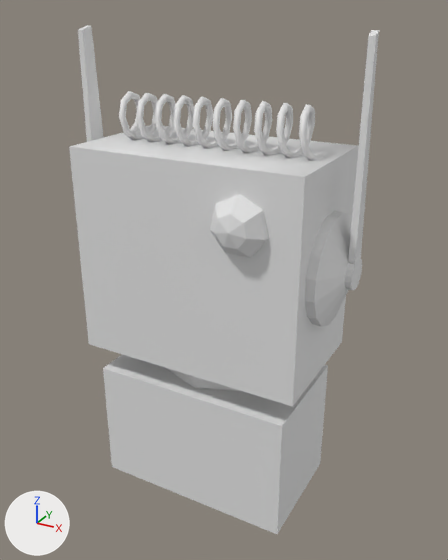
The COLLADA model Assets/Blender/Avatars/Robot/robot_body.dae, before and after one commit.
Rendered twice from a camera (50 mm lens) standing at (1.029, -1.826, 2.114) and looking at (0.016, 0.016, 1.193). Every picture has the same lights, and +X, +Y and +Z are marked at lower left. Where no turn or scale is listed for an object, it has been applied to the vertices.

In view in the first picture: 'Body', 'Ears', 'Head', 'Lights', 'Neck', 'Spring'.
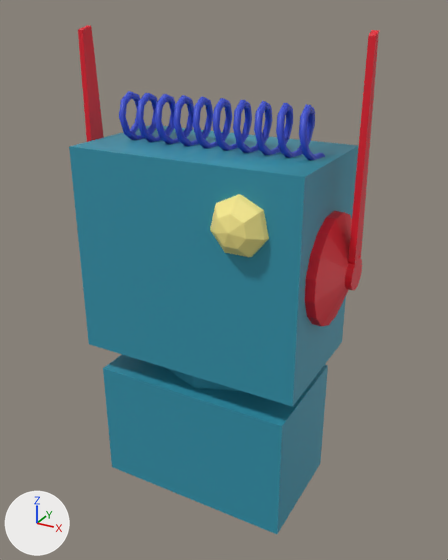
What changed in the scene script:
```text
Add mat_lights:
    mat_lights = principled_material('Lights')
    mat_lights.base_color = (1.0, 0.867, 0.277)  # yellow #ffef90
Add mat_body:
    mat_body = principled_material('Body')
    mat_body.base_color = (0.0316, 0.3, 0.42)  # cyan #3295ad
Add mat_blueaccent:
    mat_blueaccent = principled_material('BlueAccent')
    mat_blueaccent.base_color = (0.0393, 0.076, 0.642)  # blue #384ed2
Add mat_accent:
    mat_accent = principled_material('Accent')
    mat_accent.base_color = (0.8, 0.00764, 0.0251)  # red #e7152c
Change me_cylinder_002:
    where me_cylinder_002.from_pydata(...)  # 12 vertices, 20 faces; spans x -0.229..0.229, y -0.169..0.169, z -0.055..0.055
    add me_cylinder_002.materials.append(mat_body)  # cyan #3295ad
Change me_cube:
    where me_cube.from_pydata(...)  # 16 vertices, 28 faces; spans x -0.381..0.381, y -0.222..0.277, z -0.242..0.242
    add me_cube.materials.append(mat_body)  # cyan #3295ad
Change me_cylinder:
    where me_cylinder.from_pydata(...)  # 144 vertices, 276 faces; spans x -0.526..0.526, y 0.295..0.67, z -0.168..0.748
    add me_cylinder.materials.append(mat_accent)  # red #e7152c
Change me_circle_004:
    where me_circle_004.from_pydata(...)  # 546 vertices, 1080 faces; spans x -0.752..0.015, y -0.086..0.085, z -0.083..0.087
    add me_circle_004.materials.append(mat_blueaccent)  # blue #384ed2
Change me_cube_003:
    where me_cube_003.from_pydata(...)  # 30 vertices, 56 faces; spans x -0.423..0.423, y -0.242..0.242, z -0.379..0.379
    add me_cube_003.materials.append(mat_body)  # cyan #3295ad
Change me_sphere_001:
    where me_sphere_001.from_pydata(...)  # 22 vertices, 35 faces; spans x -0.107..0.107, y -0.057..0.053, z -0.099..0.11
    add me_sphere_001.materials.append(mat_lights)  # yellow #ffef90
```

Changed parts and their boxes (x1, y1, x2, y2) in the pictures (448 x 560 px):
'Head', recoloured (grey to cyan)
    both: (69, 125, 359, 407)
'Body', recoloured (grey to cyan)
    both: (103, 355, 328, 534)
'Ears', recoloured (grey to red)
    both: (78, 25, 379, 326)
'Spring', recoloured (grey to blue)
    both: (119, 91, 325, 160)
'Lights', recoloured (white to yellow)
    both: (210, 194, 269, 257)
'Neck', recoloured (grey to cyan)
    both: (164, 367, 240, 391)
